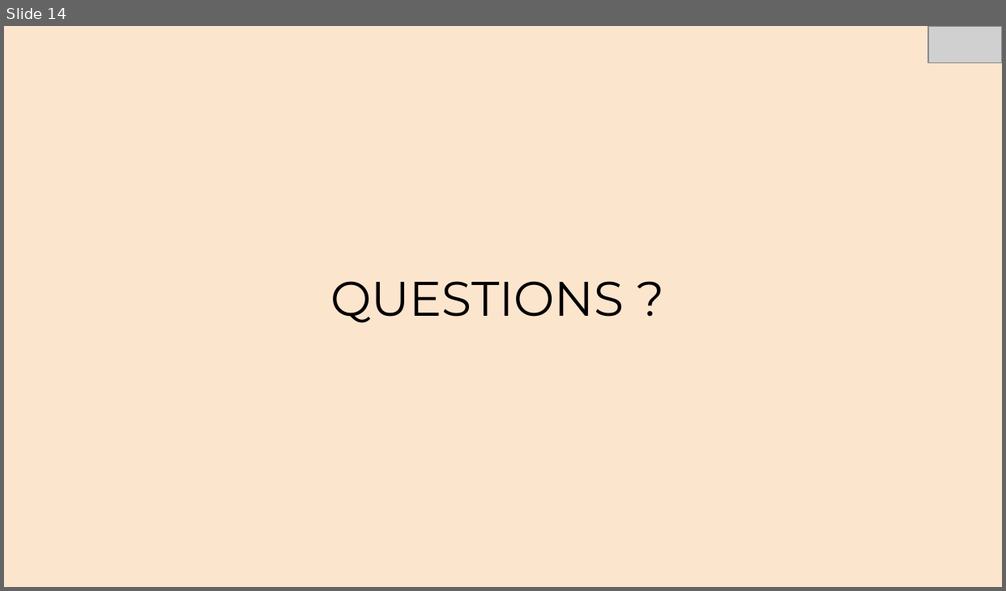
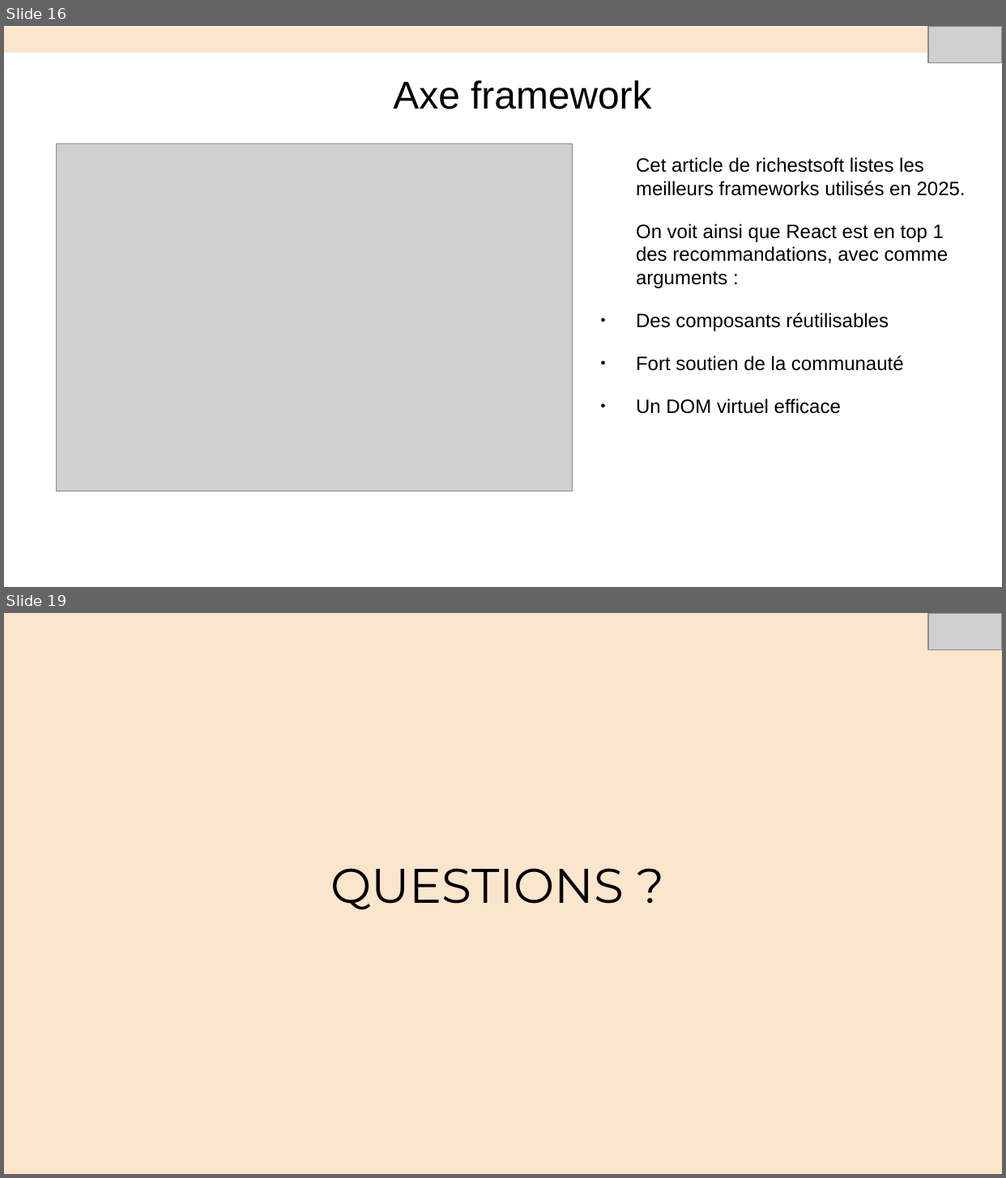
Before and after one commit to Nasus-Stackman/Projet7, a slide deck: Présentation.odp. Shown one above the other, each under a label of ours: slide 14 before the commit, slides 16 and 19 after it; the slides between them are not shown. The pictures are 1006x591 and 1006x1178 pixels, drawn with LibreOffice and Linux fonts; fonts in the diff are those of the drawing; grey boxes stand for pictures. Boxes give left, top, right and bottom in pixels: in the first picture for what was removed or moved away, otherwise in the second. Text is boxed around its words. In the diff, an @@ line names an element or a change of style, - is before the commit and + after.

```diff
--- a/Présentation.odp
+++ b/Présentation.odp
@@ slide 16 added at <box>4,26,1002,587</box>, background #FFFFFF @@
@@ rectangle added at <box>4,26,1002,52</box>, fill #FCE5CD, outline #F7EDDE 0.74 pt @@
@@ picture added at <box>928,26,1002,63</box> @@
@@ title added at <box>393,80,651,109</box>, 28 pt, text #000000 @@
+Axe framework
@@ picture added at <box>56,143,572,491</box> @@
@@ text added at <box>636,157,965,414</box>, 14 pt, text #000000 @@
+Cet article de richestsoft listes les meilleurs frameworks utilisés en 2025.
+On voit ainsi que React est en top 1 des recommandations, avec comme arguments :
+● Des composants réutilisables
+● Fort soutien de la communauté
+● Un DOM virtuel efficace
@@ what was slide 14 is now slide 19 @@
```
Also in this commit, not shown: 8 slides changed, 6 other slides added, 2 slides removed, 3 other files.
